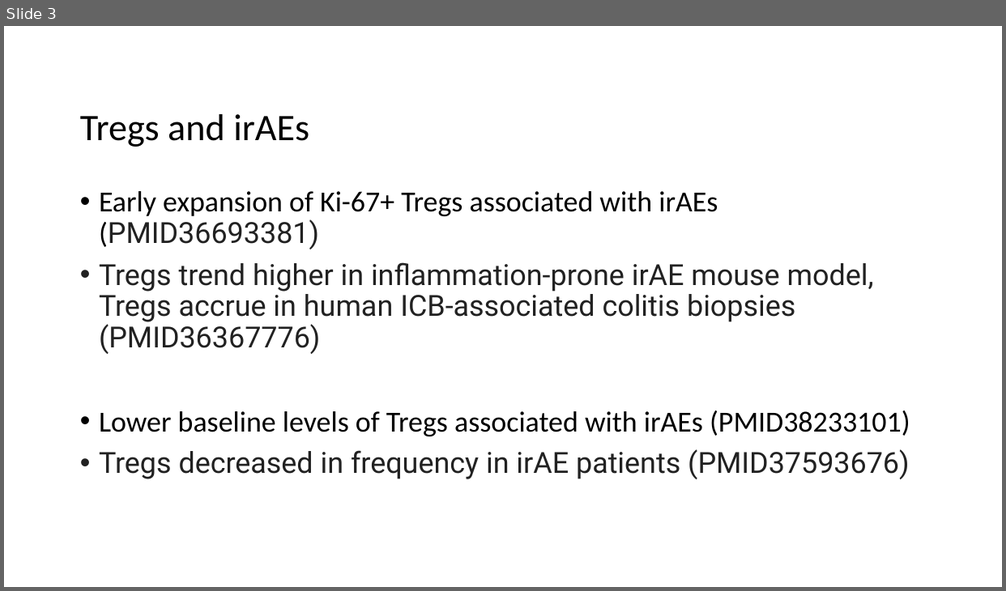
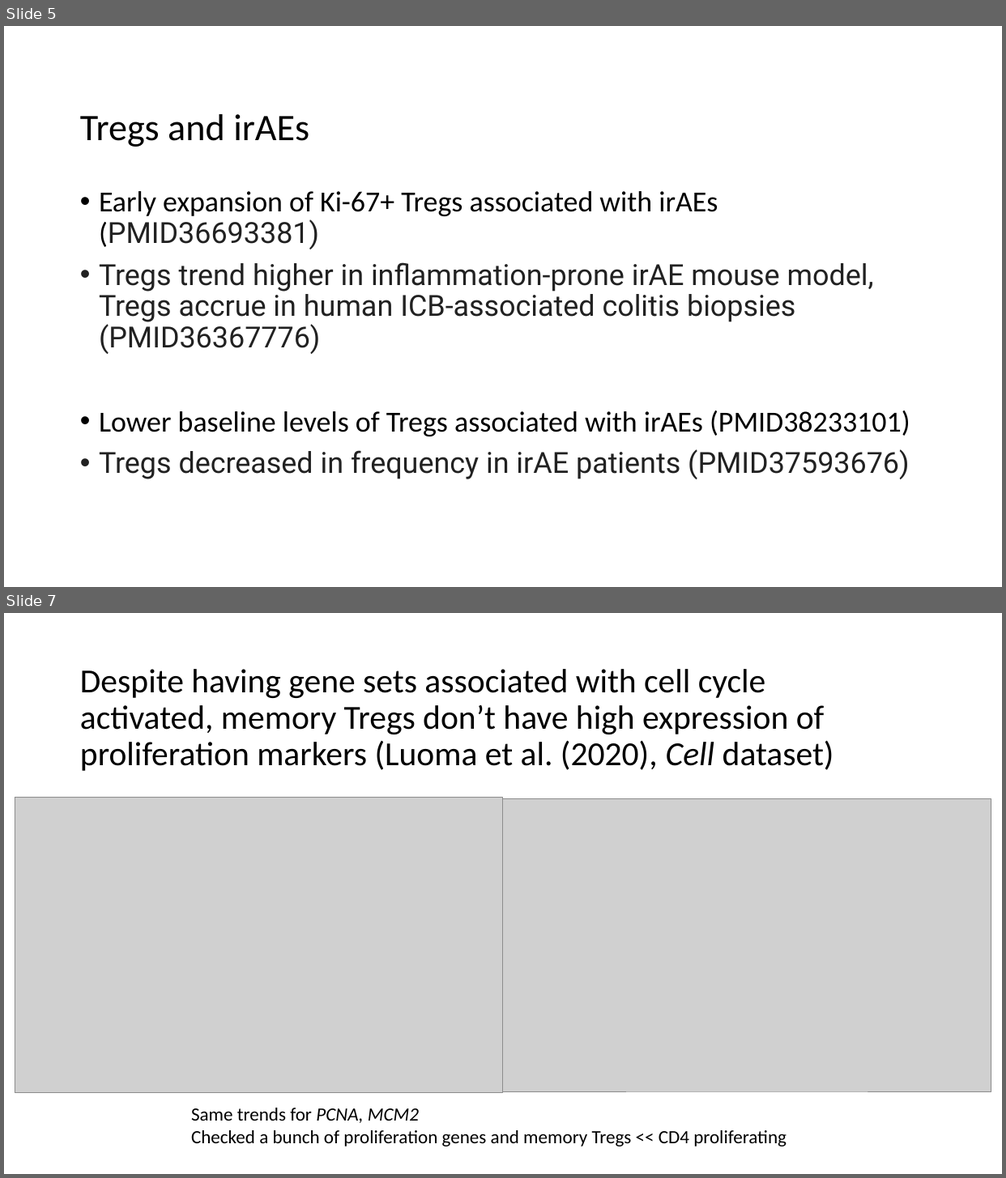
Before and after one commit to tybottorff/bottorffdocs, a slide deck: presentations/weekly_meetings/3_14_24.pptx. Shown one above the other, each under a label of ours: slide 3 before the commit, slides 5 and 7 after it; the slides between them are not shown. The pictures are 1006x591 and 1006x1178 pixels, drawn with LibreOffice and Linux fonts; fonts in the diff are those of the drawing; grey boxes stand for pictures. Boxes give left, top, right and bottom in pixels: in the first picture for what was removed or moved away, otherwise in the second. Text is boxed around its words. In the diff, an @@ line names an element or a change of style, - is before the commit and + after.

```diff
--- a/presentations/weekly_meetings/3_14_24.pptx
+++ b/presentations/weekly_meetings/3_14_24.pptx
@@ slide 7 added at bbox=[4, 613, 1002, 1174], background #FFFFFF @@
@@ title added at bbox=[80, 669, 834, 771], 32.4 pt, text #000000 @@
+Despite having gene sets associated with cell cycle activated, memory Tregs don’t have high expression of proliferation markers (Luoma et al. (2020), Cell dataset)
@@ picture added at bbox=[15, 798, 503, 1093] @@
@@ picture added at bbox=[503, 798, 991, 1092] @@
@@ text added at bbox=[191, 1108, 786, 1147], 18 pt, text #000000 @@
+Same trends for PCNA, MCM2
+Checked a bunch of proliferation genes and memory Tregs << CD4 proliferating
@@ what was slide 3 is now slide 5 @@
```
Also in this commit, not shown: 1 slide changed, 4 other slides added, 2 slides removed, 1 other file.
